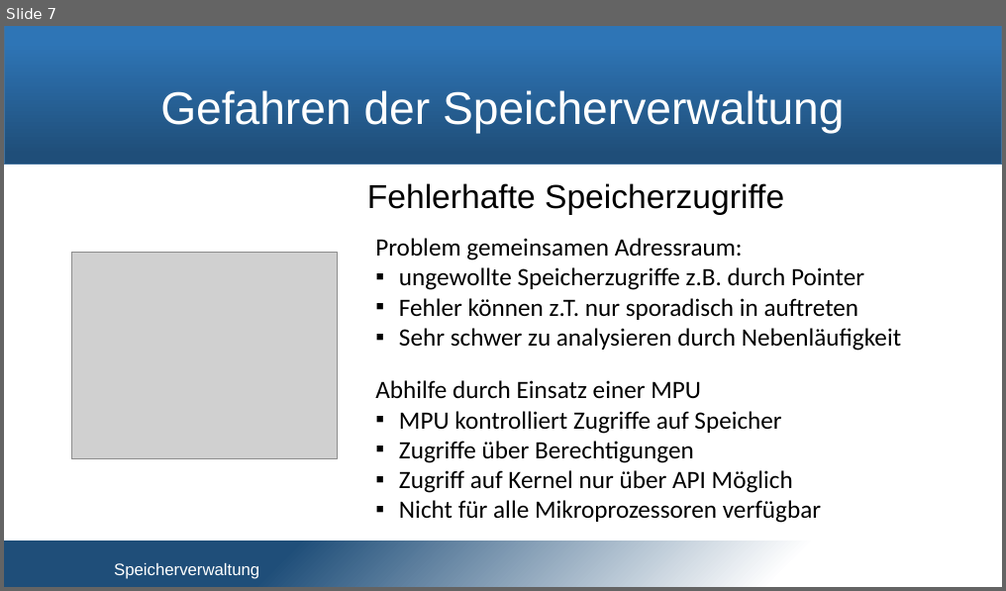
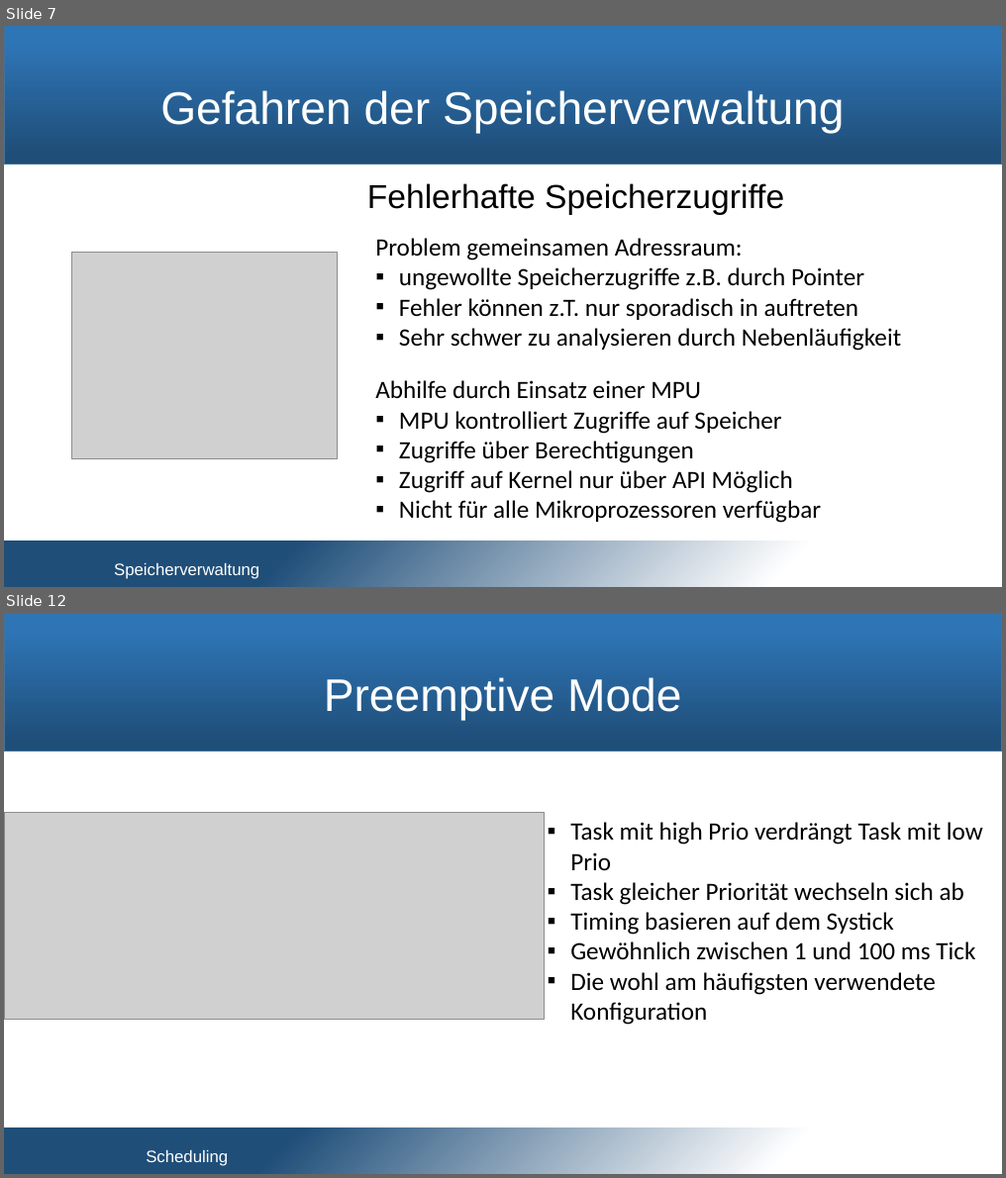
Before and after one commit to snobz/Seminar_BS_2017, a slide deck: Päsi/Seminar Betriebssysteme.pptx. Shown one above the other, each under a label of ours: slide 7 before the commit, slides 7 and 12 after it; the slides between them are not shown. The pictures are 1006x591 and 1006x1178 pixels, drawn with LibreOffice and Linux fonts; fonts in the diff are those of the drawing; grey boxes stand for pictures; background and template pictures are left out. Boxes give left, top, right and bottom in pixels: in the first picture for what was removed or moved away, otherwise in the second. Text is boxed around its words. In the diff, an @@ line names an element or a change of style, - is before the commit and + after.

Commit message:
further working on scheduling

```diff
--- a/Päsi/Seminar Betriebssysteme.pptx
+++ b/Päsi/Seminar Betriebssysteme.pptx
@@ slide 12 added at [4, 613, 1002, 1174], background #FFFFFF; not listed: 2 template elements that a slide beside it also shows @@
@@ title added at [324, 677, 682, 721], 44 pt, text #FFFFFF @@
+Preemptive Mode
@@ picture added at [4, 812, 544, 1020] @@
@@ text added at [570, 822, 983, 1025], 24 pt, text #000000 @@
+▪ Task mit high Prio verdrängt Task mit low Prio
+▪ Task gleicher Priorität wechseln sich ab
+▪ Timing basieren auf dem Systick
+▪ Gewöhnlich zwischen 1 und 100 ms Tick
+▪ Die wohl am häufigsten verwendete Konfiguration
@@ text added at [146, 1151, 228, 1166], 16 pt, text #FFFFFF @@
+Scheduling
```
Also in this commit, not shown: 2 slides changed, 4 other slides added, 2 slides removed, 2 other files.
